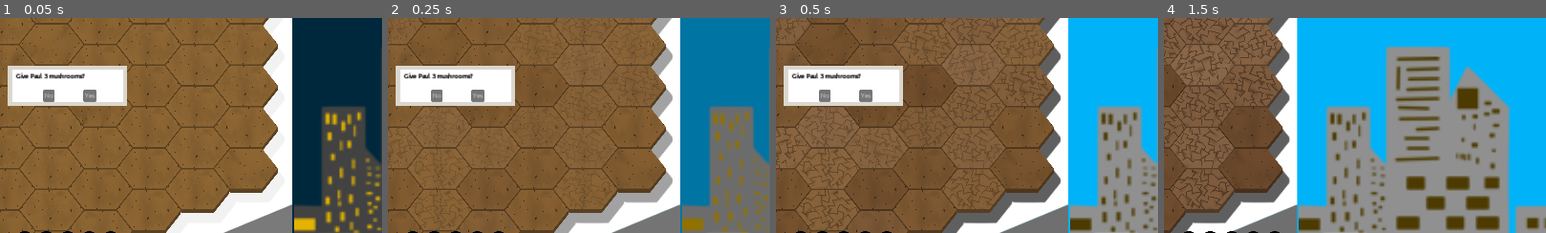
Above: before the commit, frames 1-4 (left to right).
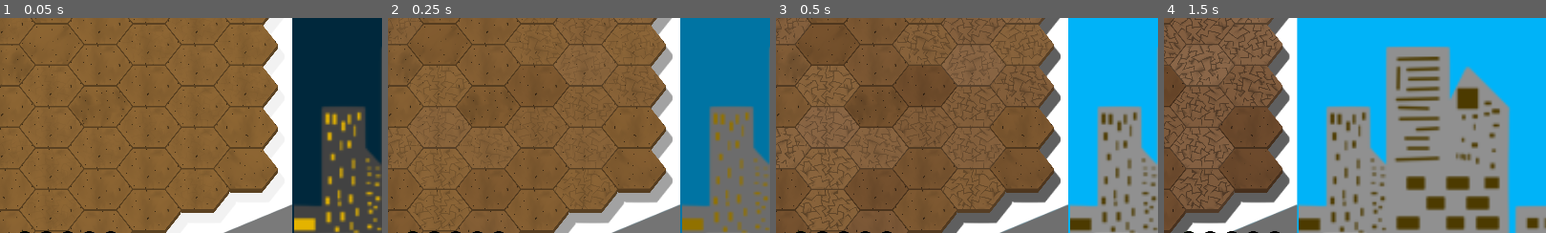
Above: after the commit, the same moments.

Repository: CiaranWoodward/LD54
Game: Godot game, scene res://Level.tscn
The game is run twice, just before and just after one commit, with the same random seed, the same clock (stepped at 60 frames per second) and the same inputs. The engine's default icon, where the game draws it, is replaced by a stand-in: a white triangle on a blue panel in a dark square.
Inputs (mouse positions are % of the whole screen's width and height, from its top left):
- Up to frame 1 (0.05 s): no input
- Up to frame 2 (0.25 s): no input
- Up to frame 3 (0.5 s): no input
- Up to frame 4 (1.5 s): move the mouse to (72, 45) at 0.52 s; hold Right (ui_right) 0.53-1.25 s; click (72, 45) at 0.6 s; drag from (30, 55) to (45, 70) at 1.27 s
The pictures show only the part of the screen within x 41-91%, y 34-84%; the shares and areas given below are measured in that part.

The runs differ from the first frame. In frame 1, 5.8% of the frame differs, in the area x 2-34%, y 22-41%; in frame 2, 5.8%; in frame 3, 5.8%; in frame 4, nothing differs.

Commit message:
added people icons

Diff:
--- a/Level.tscn
+++ b/Level.tscn
@@ -426,9 +426,8 @@
 curve = SubResource("Curve2D_y42ux")
 
 [node name="PathFollow2D" type="PathFollow2D" parent="Sky/SunPath"]
-position = Vector2(2761.07, 915.96)
+position = Vector2(-431, 1502)
 rotation = 1.46413
-progress = 5376.54
 rotates = false
 
 [node name="Sun" type="Sprite2D" parent="Sky/SunPath/PathFollow2D"]
--- a/UI/Conversations/Dialogue.tscn
+++ b/UI/Conversations/Dialogue.tscn
@@ -1,10 +1,14 @@
-[gd_scene load_steps=6 format=3 uid="uid://bljefgflbomjq"]
+[gd_scene load_steps=10 format=3 uid="uid://bljefgflbomjq"]
 
 [ext_resource type="Theme" uid="uid://cvly3s1h4xk6r" path="res://UI/UI_Theme.tres" id="1_i4xnl"]
 [ext_resource type="Script" path="res://UI/Conversations/Dialogue.gd" id="1_kgon7"]
-[ext_resource type="Texture2D" uid="uid://bn7nems70jqgr" path="res://icon.svg" id="2_es2ro"]
 [ext_resource type="Texture2D" uid="uid://cslkthbm2fpeu" path="res://Graphics/Background/Frame0000.png" id="2_ogijw"]
 [ext_resource type="FontFile" uid="uid://biop3j758m626" path="res://UI/Fonts/Ubuntu-Light.ttf" id="4_pm31x"]
+[ext_resource type="Texture2D" uid="uid://pfg0f0if0ny7" path="res://Graphics/People/Frame0000.png" id="5_obxux"]
+[ext_resource type="Texture2D" uid="uid://casjcwdvjeud5" path="res://Graphics/People/Scary0000.png" id="6_7dhnj"]
+[ext_resource type="Texture2D" uid="uid://bpmbaev8al76s" path="res://Graphics/People/Godot0000.png" id="7_vgyx2"]
+[ext_resource type="Texture2D" uid="uid://dkf1x3xtmmxqp" path="res://Graphics/People/Daniel0000.png" id="8_1ybxk"]
+[ext_resource type="Texture2D" uid="uid://py32dkj27p8o" path="res://Graphics/People/Jon0000.png" id="9_63kng"]
 
 [node name="Dialogue" type="Control"]
 layout_mode = 3
@@ -65,14 +69,14 @@
 patch_margin_bottom = 25
 
 [node name="Text" type="RichTextLabel" parent="Speech"]
-custom_minimum_size = Vector2(500, 80)
+custom_minimum_size = Vector2(523, 109)
 layout_mode = 1
 anchors_preset = 15
 anchor_right = 1.0
 anchor_bottom = 1.0
 offset_left = 19.0
 offset_top = 17.0
-offset_right = -149.0
+offset_right = -193.0
 offset_bottom = -18.0
 grow_horizontal = 2
 grow_vertical = 2
@@ -102,18 +106,44 @@
 grow_horizontal = 0
 grow_vertical = 2
 
-[node name="Officer" type="Sprite2D" parent="Speech/Pictures"]
-texture = ExtResource("2_es2ro")
+[node name="Frame" type="Sprite2D" parent="Speech/Pictures"]
+self_modulate = Color(0.859375, 0.84375, 0.808594, 1)
+position = Vector2(-19, -26)
+scale = Vector2(0.4575, 0.4575)
+texture = ExtResource("5_obxux")
 
-[node name="Daniel" type="Sprite2D" parent="Speech/Pictures"]
-texture = ExtResource("2_es2ro")
+[node name="Shadow" type="Sprite2D" parent="Speech/Pictures/Frame"]
+self_modulate = Color(0, 0, 0, 0.262745)
+show_behind_parent = true
+position = Vector2(6.55737, 6.55737)
+scale = Vector2(1, 1)
+texture = ExtResource("5_obxux")
+
+[node name="Scary" type="Sprite2D" parent="Speech/Pictures/Frame"]
+show_behind_parent = true
+scale = Vector2(0.98, 0.98)
+texture = ExtResource("6_7dhnj")
+
+[node name="Godot" type="Sprite2D" parent="Speech/Pictures/Frame"]
+show_behind_parent = true
+scale = Vector2(0.98, 0.98)
+texture = ExtResource("7_vgyx2")
+
+[node name="Daniel" type="Sprite2D" parent="Speech/Pictures/Frame"]
+show_behind_parent = true
+scale = Vector2(0.98, 0.98)
+texture = ExtResource("8_1ybxk")
+
+[node name="Jon" type="Sprite2D" parent="Speech/Pictures/Frame"]
+show_behind_parent = true
+scale = Vector2(0.98, 0.98)
+texture = ExtResource("9_63kng")
 
 [node name="QuestionDialog" type="ConfirmationDialog" parent="."]
 gui_embed_subwindows = true
 title = ""
 initial_position = 2
 size = Vector2i(300, 100)
-visible = true
 exclusive = false
 unresizable = true
 borderless = true
Binary file added: Graphics/People/Daniel0000.png
Not shown, added: Graphics/People/Daniel0000.png.import
Binary file added: Graphics/People/Frame0000.png
Not shown, added: Graphics/People/Frame0000.png.import
Binary file added: Graphics/People/Godot0000.png
Not shown, added: Graphics/People/Godot0000.png.import
Binary file added: Graphics/People/Jon0000.png
Not shown, added: Graphics/People/Jon0000.png.import
Binary file added: Graphics/People/Scary0000.png
Not shown, added: Graphics/People/Scary0000.png.import
Not shown, added: Graphics/Icons/.Icons.kra-autosave.kra
Not shown, added: Graphics/People/People.kra
(and 1 more such lines)
